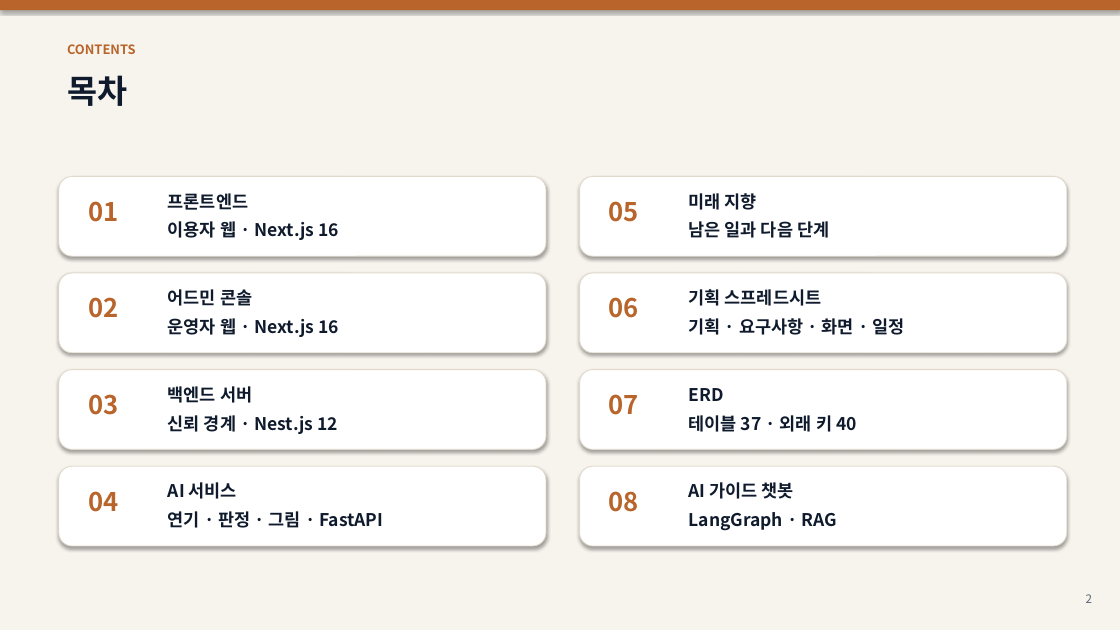
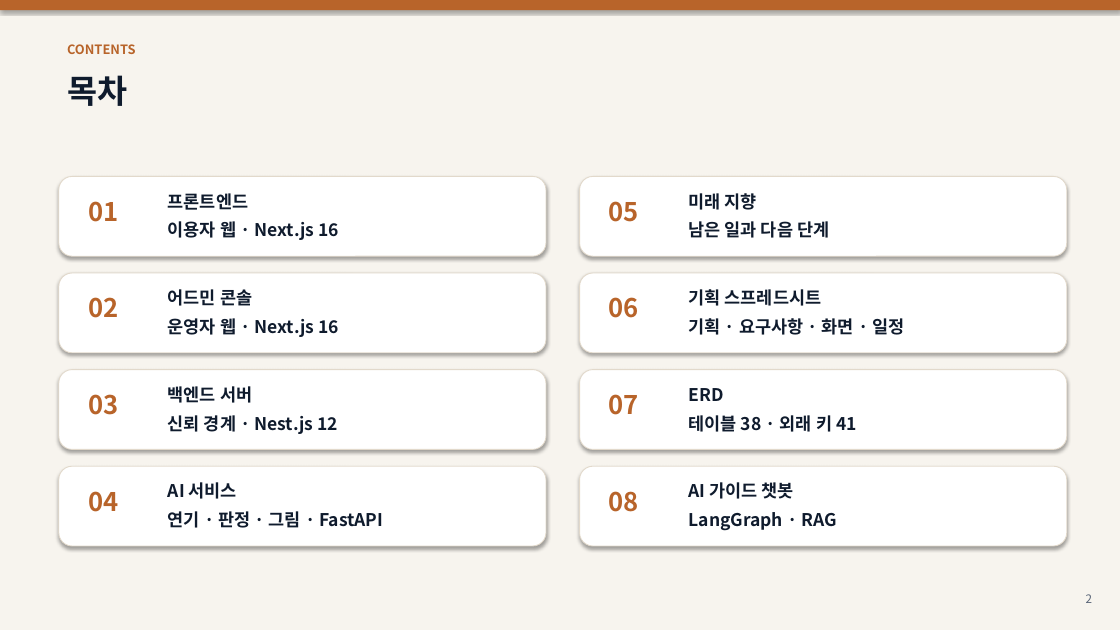
Before and after one commit to samam0234/CodiComperChat, a slide deck: slide 2 of PortFolio/PortFile/CodiComperChat_Portfolio.pptx. Drawn at 1120x630 pixels with LibreOffice and Linux fonts; fonts in the diff are those of the drawing. Boxes give left, top, right and bottom in pixels: in the first picture for what was removed or moved away, otherwise in the second. Text is boxed around its words. In the diff, an @@ line names an element or a change of style, - is before the commit and + after.

```diff
--- a/PortFolio/PortFile/CodiComperChat_Portfolio.pptx
+++ b/PortFolio/PortFile/CodiComperChat_Portfolio.pptx
@@ text at (x1=689, y1=415, x2=857, y2=432): text changed @@
-테이블 37 · 외래 키 40
+테이블 38 · 외래 키 41
```
Also in this commit, not shown: 4 other slides changed, 48 other files.
